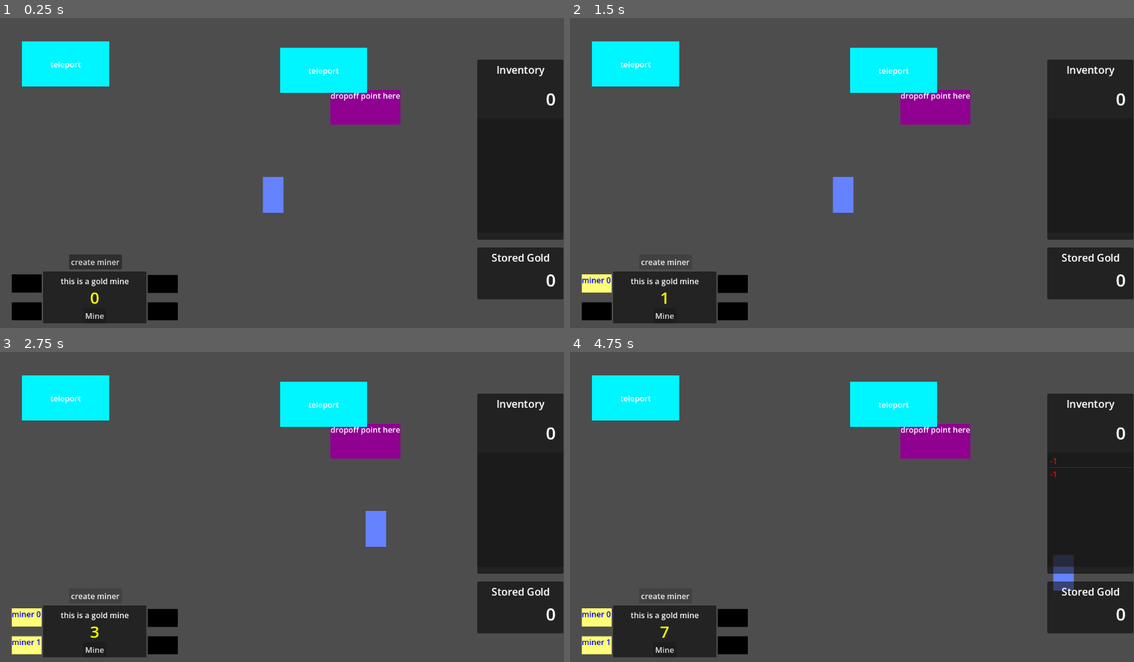
Above: before the commit, frames 1-4 (two rows, left to right).
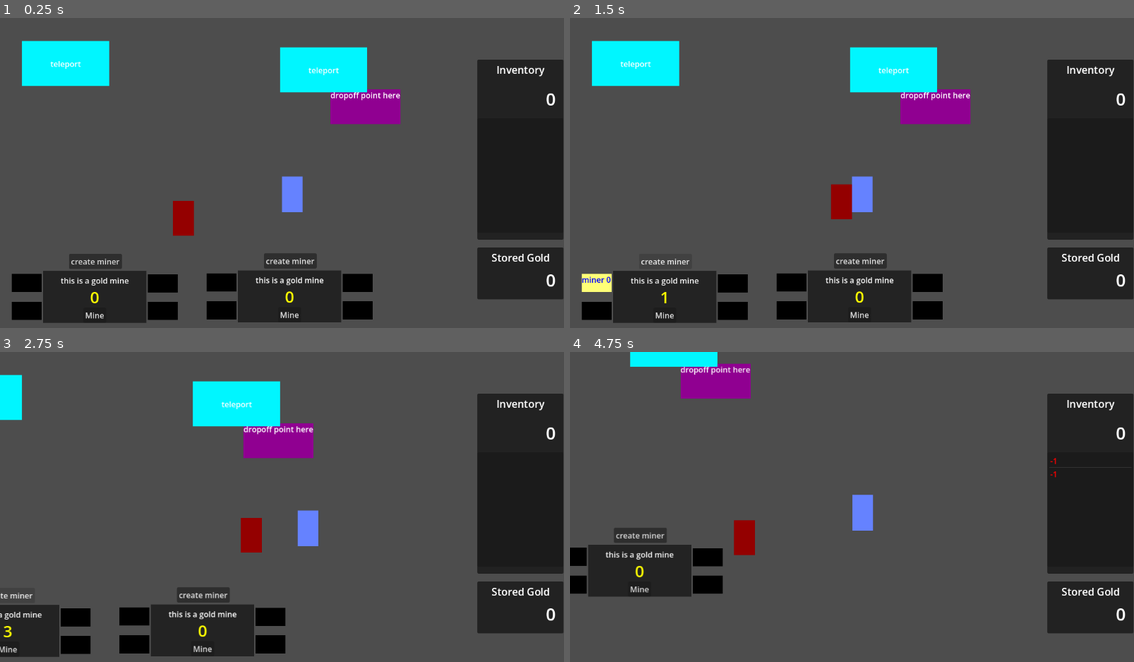
Above: after the commit, the same moments.

Repository: matrndev/gold-game
Game: Godot game, scene res://scenes/dropoff_maze.tscn
Same seed, same stepped clock (60 frames per second), same inputs: the game is played once before the commit and once after it. This scene is started directly instead of the project's main scene.
Inputs:
- Up to frame 1 (0.25 s): no input
- Up to frame 2 (1.5 s): click "Mine" at 0.5 s; click "create miner" at 1.25 s
- Up to frame 3 (2.75 s): tap Enter at 2 s; hold D (move_right) from 2.03 s (still down)
- Up to frame 4 (4.75 s): release D (move_right) at 2.78 s; hold S (move_down) 2.78-3.53 s; hold D (move_right) 3.53-4.28 s; hold W (move_up) from 4.28 s (still down)

The runs differ from the first frame. In frame 1, 6.7% of the frame differs, in the area x 2-71%, y 7-99%; in frame 2, 6.4%; in frame 3, 19%, in the area x 0-71%, y 7-99%; in frame 4, 18%.

Commit message:
add enemy and pathfinding, fix world borders

Diff:
--- a/scenes/dropoff_maze.tscn
+++ b/scenes/dropoff_maze.tscn
@@ -2,7 +2,13 @@
 
 [ext_resource type="PackedScene" uid="uid://sr378dbrgvib" path="res://scenes/stats_display.tscn" id="1_yf3ke"]
 [ext_resource type="PackedScene" uid="uid://ckkqtsg0sdhi0" path="res://scenes/dropoff_point.tscn" id="3_ari78"]
+[ext_resource type="PackedScene" uid="uid://bo731d1lnc1sh" path="res://scenes/enemy.tscn" id="4_5cneu"]
 [ext_resource type="PackedScene" uid="uid://ceicr8kws2df6" path="res://scenes/teleport.tscn" id="4_rks7g"]
+
+[sub_resource type="NavigationPolygon" id="NavigationPolygon_ari78"]
+vertices = PackedVector2Array(914.8828, 992, 132.75781, 992, 115.25, 278.9375, 906.1172, 275.03906)
+polygons = Array[PackedInt32Array]([PackedInt32Array(0, 1, 2, 3)])
+outlines = Array[PackedVector2Array]([PackedVector2Array(105, 269, 916, 265, 925, 1002, 123, 1002)])
 
 [node name="DropoffMaze" type="Node2D" unique_id=226396710]
 
@@ -25,3 +31,10 @@
 offset_bottom = 85.0
 grow_horizontal = 1
 grow_vertical = 1
+
+[node name="NavigationRegion2D" type="NavigationRegion2D" parent="." unique_id=1984694652]
+position = Vector2(-123, 64)
+navigation_polygon = SubResource("NavigationPolygon_ari78")
+
+[node name="Enemy" parent="." unique_id=1309421750 instance=ExtResource("4_5cneu")]
+position = Vector2(307, 382)
--- /dev/null
+++ b/scenes/enemy.tscn
@@ -0,0 +1,21 @@
+[gd_scene format=3 uid="uid://bo731d1lnc1sh"]
+
+[ext_resource type="Script" uid="uid://pjl055g7g784" path="res://scripts/enemy.gd" id="1_7p1mj"]
+
+[sub_resource type="RectangleShape2D" id="RectangleShape2D_8tegq"]
+size = Vector2(43, 71)
+
+[node name="Enemy" type="CharacterBody2D" unique_id=1309421750]
+script = ExtResource("1_7p1mj")
+
+[node name="ColorRect" type="ColorRect" parent="." unique_id=1461643249]
+offset_right = 43.0
+offset_bottom = 71.0
+color = Color(0.5793245, 0, 0.0026547478, 1)
+
+[node name="CollisionShape2D" type="CollisionShape2D" parent="." unique_id=799561881]
+position = Vector2(21.5, 35.5)
+shape = SubResource("RectangleShape2D_8tegq")
+debug_color = Color(0.5533992, 0.40030515, 1, 0.41960785)
+
+[node name="NavigationAgent2D" type="NavigationAgent2D" parent="." unique_id=411664600]
--- a/scenes/game.tscn
+++ b/scenes/game.tscn
@@ -11,26 +11,26 @@
 
 [node name="Player" parent="." unique_id=17698573 instance=ExtResource("1_uwrxv")]
 z_index = 1
-position = Vector2(537, 325)
+position = Vector2(576, 325)
 
 [node name="StaticBody2D" type="StaticBody2D" parent="." unique_id=1762266604]
 position = Vector2(549, 632)
 
-[node name="CollisionShape2D" type="CollisionShape2D" parent="StaticBody2D" unique_id=1374680950]
+[node name="WorldBoundary1" type="CollisionShape2D" parent="StaticBody2D" unique_id=1374680950]
 position = Vector2(0, 14)
 shape = SubResource("WorldBoundaryShape2D_uwrxv")
 
-[node name="CollisionShape2D3" type="CollisionShape2D" parent="StaticBody2D" unique_id=1653151631]
+[node name="WorldBoundary2" type="CollisionShape2D" parent="StaticBody2D" unique_id=1653151631]
 position = Vector2(-547, -327)
 rotation = 1.5707964
 shape = SubResource("WorldBoundaryShape2D_uwrxv")
 
-[node name="CollisionShape2D4" type="CollisionShape2D" parent="StaticBody2D" unique_id=951494155]
+[node name="WorldBoundary3" type="CollisionShape2D" parent="StaticBody2D" unique_id=951494155]
 position = Vector2(-26, -630)
 rotation = 3.1415927
 shape = SubResource("WorldBoundaryShape2D_uwrxv")
 
-[node name="CollisionShape2D2" type="CollisionShape2D" parent="StaticBody2D" unique_id=1712583081]
+[node name="WorldBoundary4" type="CollisionShape2D" parent="StaticBody2D" unique_id=1712583081]
 position = Vector2(601, -312)
 rotation = -1.5707964
 shape = SubResource("WorldBoundaryShape2D_uwrxv")
@@ -38,7 +38,15 @@
 [node name="GoldMine" parent="." unique_id=42676644 instance=ExtResource("2_yqjtg")]
 position = Vector2(88, 518)
 
-[node name="StatsDisplay" parent="." unique_id=1796219019 instance=ExtResource("3_lnu2h")]
+[node name="GoldMine2" parent="." unique_id=724581019 instance=ExtResource("2_yqjtg")]
+position = Vector2(486, 517)
+
+[node name="Teleport" parent="." unique_id=1789713122 instance=ExtResource("4_lbhrr")]
+position = Vector2(572, 61)
+
+[node name="CanvasLayer" type="CanvasLayer" parent="." unique_id=1014944666]
+
+[node name="StatsDisplay" parent="CanvasLayer" unique_id=1796219019 instance=ExtResource("3_lnu2h")]
 anchors_preset = 0
 anchor_right = 0.0
 anchor_bottom = 0.0
@@ -48,6 +56,3 @@
 offset_bottom = 85.0
 grow_horizontal = 1
 grow_vertical = 1
-
-[node name="Teleport" parent="." unique_id=1789713122 instance=ExtResource("4_lbhrr")]
-position = Vector2(572, 61)
--- a/scenes/player.tscn
+++ b/scenes/player.tscn
@@ -16,3 +16,7 @@
 [node name="CollisionShape2D" type="CollisionShape2D" parent="." unique_id=1523324398]
 position = Vector2(21, 36.5)
 shape = SubResource("RectangleShape2D_u8vuu")
+
+[node name="Camera2D" type="Camera2D" parent="." unique_id=2105424248]
+position_smoothing_enabled = true
+position_smoothing_speed = 8.0
--- /dev/null
+++ b/scripts/enemy.gd
@@ -0,0 +1,32 @@
+extends CharacterBody2D
+
+@export var movement_speed: float = 200.0
+var movement_target_position: Vector2
+
+@onready var navigation_agent: NavigationAgent2D = $NavigationAgent2D
+
+func _ready() -> void:
+	navigation_agent.path_desired_distance = 4.0
+	navigation_agent.target_desired_distance = 4.0
+
+	actor_setup.call_deferred()
+
+func actor_setup() -> void:
+	await get_tree().physics_frame
+
+	set_movement_target(SceneManager.player_position)
+
+func set_movement_target(movement_target: Vector2):
+	navigation_agent.target_position = movement_target
+
+func _physics_process(_delta: float) -> void:
+	set_movement_target(SceneManager.player_position)
+
+	if navigation_agent.is_navigation_finished():
+		return
+
+	var current_agent_position: Vector2 = global_position
+	var next_path_position: Vector2 = navigation_agent.get_next_path_position()
+
+	velocity = current_agent_position.direction_to(next_path_position) * movement_speed
+	move_and_slide()
--- a/scripts/player.gd
+++ b/scripts/player.gd
@@ -1,6 +1,6 @@
 extends CharacterBody2D
 
-@export var movement_speed = 300
+@export var movement_speed: float = 300
 
 var current_gold: int = StoredStats.gold_inventory
 var gold_transactions: Array[int] = StoredStats.gold_transactions
--- a/scripts/scene_manager.gd
+++ b/scripts/scene_manager.gd
@@ -4,9 +4,14 @@
 var mining_facility_scene: Node2D
 var active_scene: Node
 
+var player_position: Vector2
+
 func _ready() -> void:
 	mining_facility_scene = load("res://scenes/game.tscn").instantiate()
 	get_tree().root.call_deferred("add_child", mining_facility_scene)
+
+func _process(_delta: float) -> void:
+	player_position = mining_facility_scene.get_child(0).position
 
 func mining_scene_active(active: bool) -> void:
 	# this below doesnt work, keep it disabled!
@@ -16,7 +21,10 @@
 		area.set_deferred("monitoring", active)
 		area.set_deferred("monitorable", active)
 
-	# retain the player, but hide everything else
+	for area in mining_facility_scene.find_children("WorldBoundary*", "CollisionShape2D", true, false): # make boundaries disabled
+		area.set_deferred("disabled", !active)
+
+	# retain the player from the mining scene, but hide everything else
 	for child in mining_facility_scene.get_children():
 		if child.name != "Player":
 			child.visible = active
Not shown, added: scripts/enemy.gd.uid
